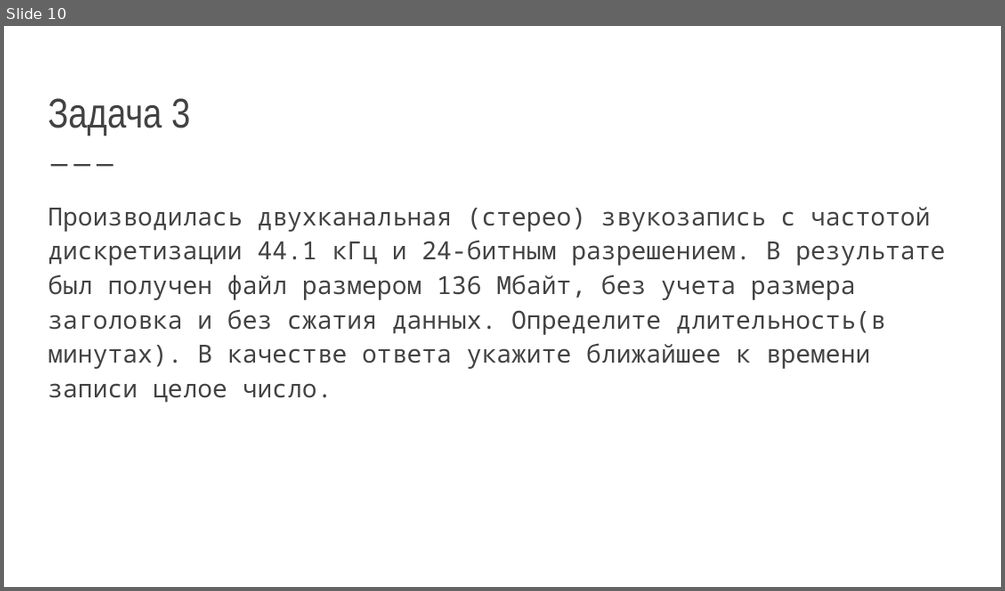
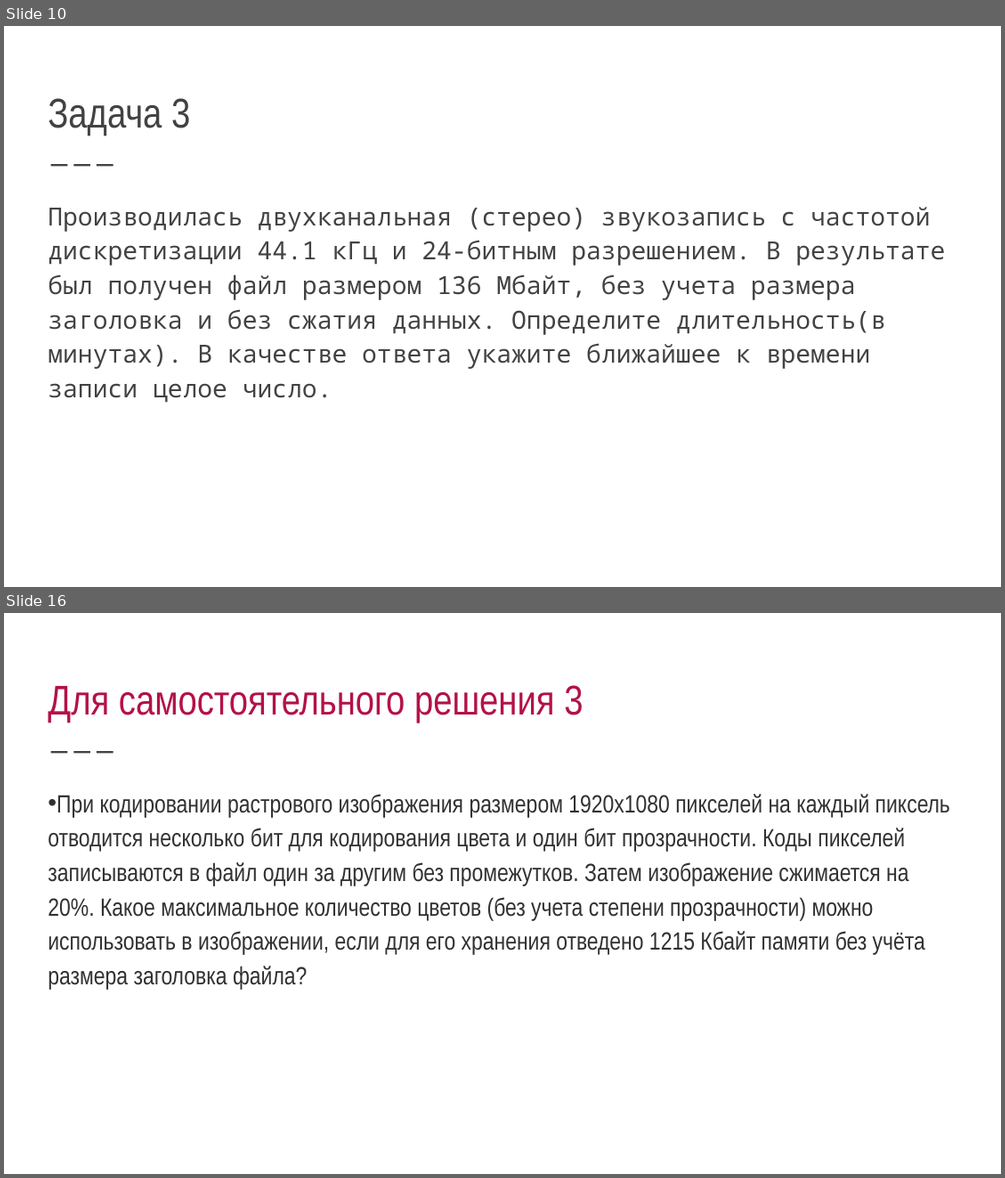
Before and after one commit to EPostanogova/1561_for_students, a slide deck: конспекты к задачам егэ/Простые вычисления.pptx. Shown one above the other, each under a label of ours: slide 10 before the commit, slides 10 and 16 after it; the slides between them are not shown. The pictures are 1005x591 and 1005x1178 pixels, drawn with LibreOffice and Linux fonts; fonts in the diff are those of the drawing. Boxes give left, top, right and bottom in pixels: in the first picture for what was removed or moved away, otherwise in the second. Text is boxed around its words. In the diff, an @@ line names an element or a change of style, - is before the commit and + after.

```diff
--- a/конспекты к задачам егэ/Простые вычисления.pptx
+++ b/конспекты к задачам егэ/Простые вычисления.pptx
@@ slide 16 added at (4, 613, 1001, 1174), background #FFFFFF; not listed: 1 template element that a slide beside it also shows @@
@@ title added at (48, 685, 582, 723), 30 pt, text #B31149 @@
+Для самостоятельного решения 3
@@ text added at (48, 794, 950, 989), 18 pt, text #323232 @@
+• При кодировании растрового изображения размером 1920x1080 пикселей на каждый пиксель отводится несколько бит для кодирования цвета и один бит прозрачности. Коды пикселей записываются в файл один за другим без промежутков. Затем изображение сжимается на 20%. Какое максимальное количество цветов (без учета степени прозрачности) можно использовать в изображении, если для его хранения отведено 1215 Кбайт памяти без учёта размера заголовка файла?
```
Also in this commit, not shown: 7 other slides changed, 8 other slides added.
